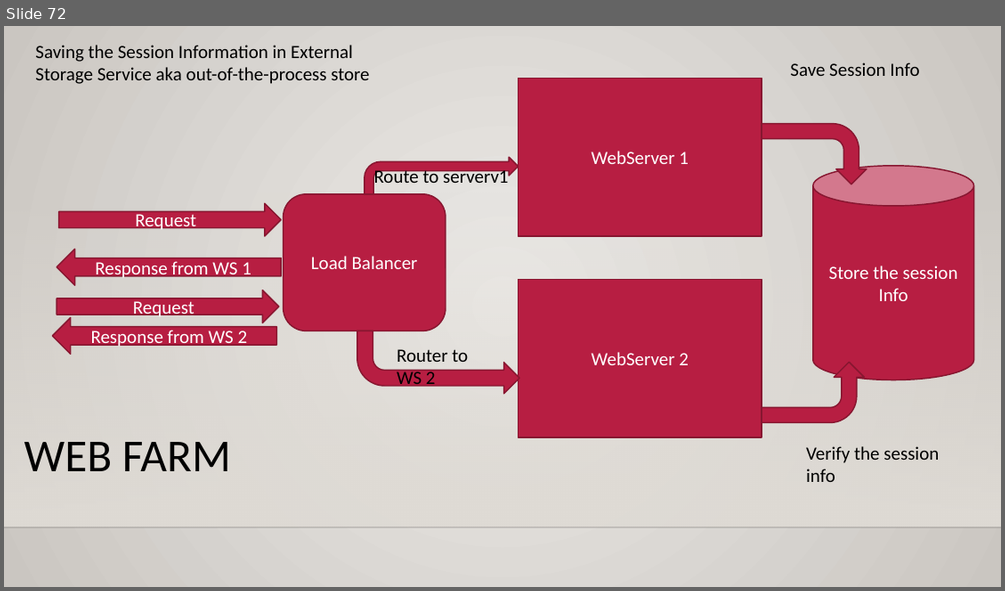
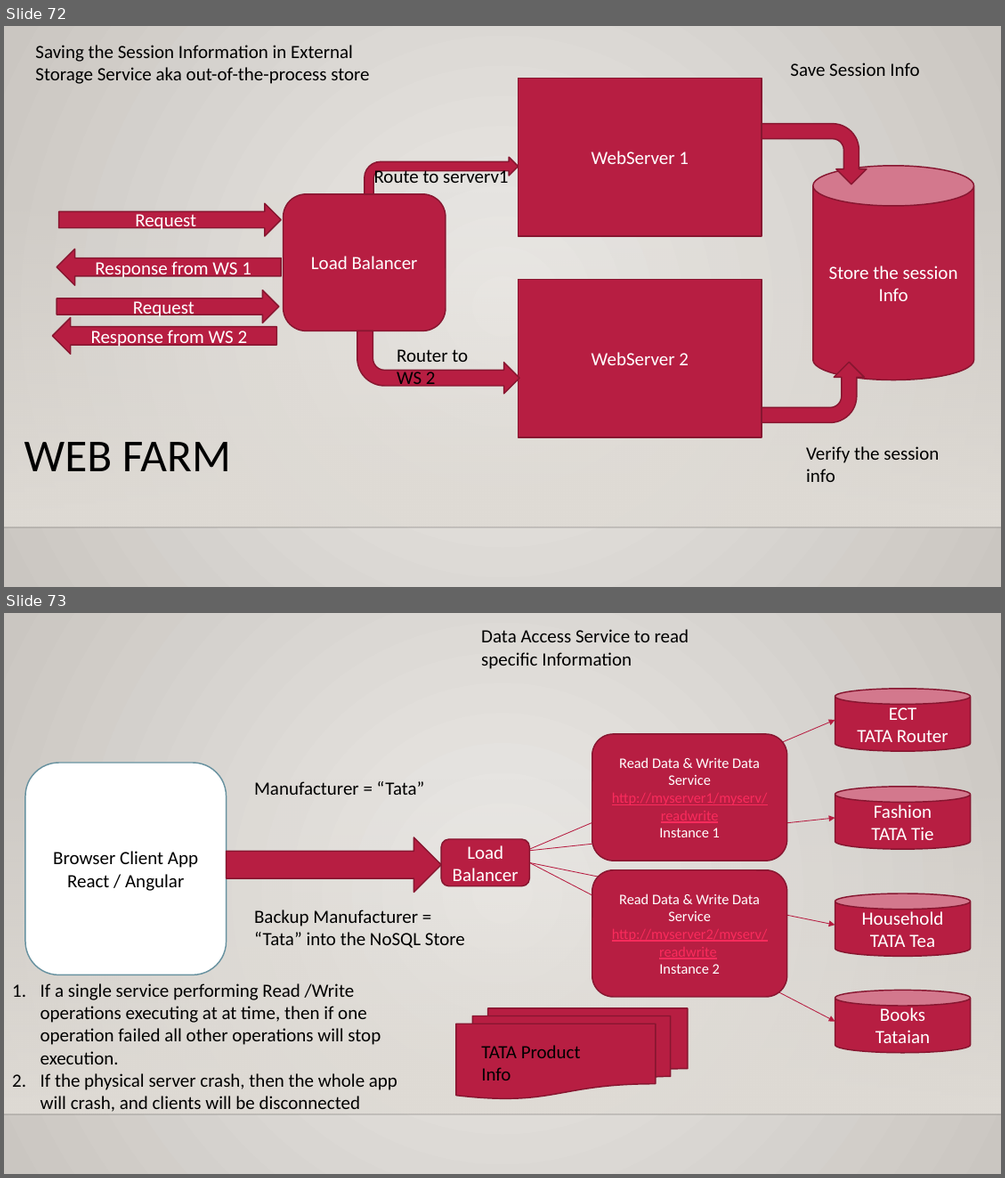
Before and after one commit to maheshsabnis/blazejan2021, a slide deck: Training_Notes_PPTs.pptx. Shown one above the other, each under a label of ours: slide 72 before the commit, slides 72 and 73 after it. The pictures are 1005x591 and 1005x1178 pixels, drawn with LibreOffice and Linux fonts; fonts in the diff are those of the drawing; background and template pictures are left out. Boxes give left, top, right and bottom in pixels: in the first picture for what was removed or moved away, otherwise in the second. Text is boxed around its words. In the diff, an @@ line names an element or a change of style, - is before the commit and + after.

```diff
--- a/Training_Notes_PPTs.pptx
+++ b/Training_Notes_PPTs.pptx
@@ slide 73 added at (4, 613, 1001, 1174), background gradient #ECEAE7 to #CAC7C1; not listed: 2 template elements that a slide beside it also shows @@
@@ text added at (481, 629, 689, 669), 18 pt, text #000000 @@
+Data Access Service to read specific Information
@@ cylinder added at (834, 689, 971, 751), fill #B71E42, outline #871631 1.25 pt, 18 pt, text #FFFFFF @@
+ECT
+TATA Router
@@ arrow added from (530, 850) to (834, 720), #B71E42 0.75 pt @@
@@ rounded rectangle added at (592, 734, 788, 860), fill #B71E42, outline #871631 1.25 pt, 14 pt, text #FFFFFF @@
+Read Data & Write Data
+Service
+http://myserver1/myserv/readwrite
+Instance 1
@@ rounded rectangle added at (25, 763, 226, 975), fill #FFFFFF, outline #6892A0 1.25 pt, 18 pt, text #000000 @@
+Browser Client App
+React / Angular
@@ text added at (254, 781, 425, 795), 18 pt, text #000000 @@
+Manufacturer = “Tata”
@@ cylinder added at (834, 787, 971, 850), fill #B71E42, outline #871631 1.25 pt, 18 pt, text #FFFFFF @@
+Fashion
+TATA Tie
@@ arrow added from (530, 851) to (834, 818), #B71E42 0.75 pt @@
@@ right arrow added at (226, 837, 442, 892), fill #B71E42, outline #871631 1.25 pt @@
@@ rounded rectangle added at (442, 839, 530, 886), fill #B71E42, outline #871631 1.25 pt, 18 pt, text #FFFFFF @@
+Load
+Balancer
@@ arrow added from (530, 863) to (834, 925), #B71E42 0.75 pt @@
@@ arrow added from (530, 863) to (834, 1022), #B71E42 0.75 pt @@
@@ rounded rectangle added at (592, 870, 788, 997), fill #B71E42, outline #871631 1.25 pt, 14 pt, text #FFFFFF @@
+Read Data & Write Data
+Service
+http://myserver2/myserv/readwrite
+Instance 2
@@ cylinder added at (834, 893, 971, 957), fill #B71E42, outline #871631 1.25 pt, 18 pt, text #FFFFFF @@
+Household
+TATA Tea
@@ text added at (254, 909, 465, 948), 18 pt, text #000000 @@
+Backup Manufacturer = “Tata” into the NoSQL Store
@@ text added at (40, 983, 397, 1115), 18 pt, text #000000 @@
+1. If a single service performing Read /Write operations executing at at time, then if one operation failed all other operations will stop execution.
+2. If the physical server crash, then the whole app will crash, and clients will be disconnected
@@ flow chart multidocument added at (456, 1008, 688, 1099), fill #B71E42, outline #871631 1.25 pt @@
@@ cylinder added at (834, 989, 971, 1053), fill #B71E42, outline #871631 1.25 pt, 18 pt, text #FFFFFF @@
+Books
+Tataian
@@ text added at (481, 1045, 581, 1080), 18 pt, text #000000 @@
+TATA Product Info
```
Also in this commit, not shown: 3 other slides added, 1 other file.
